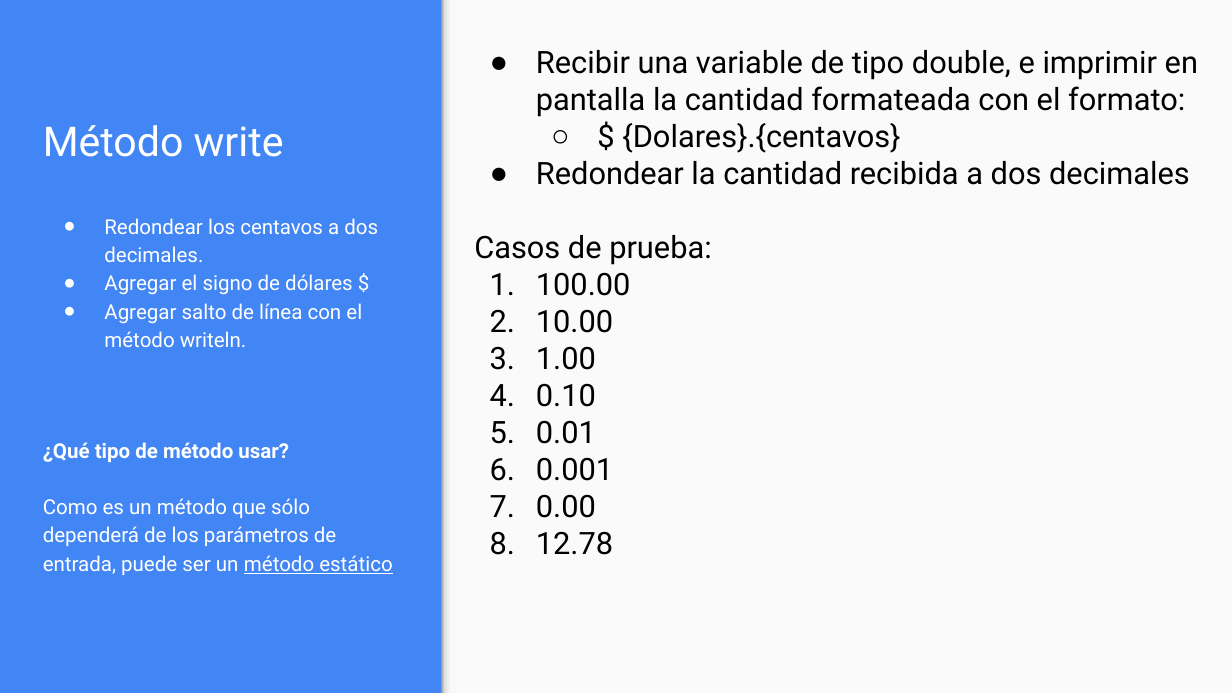
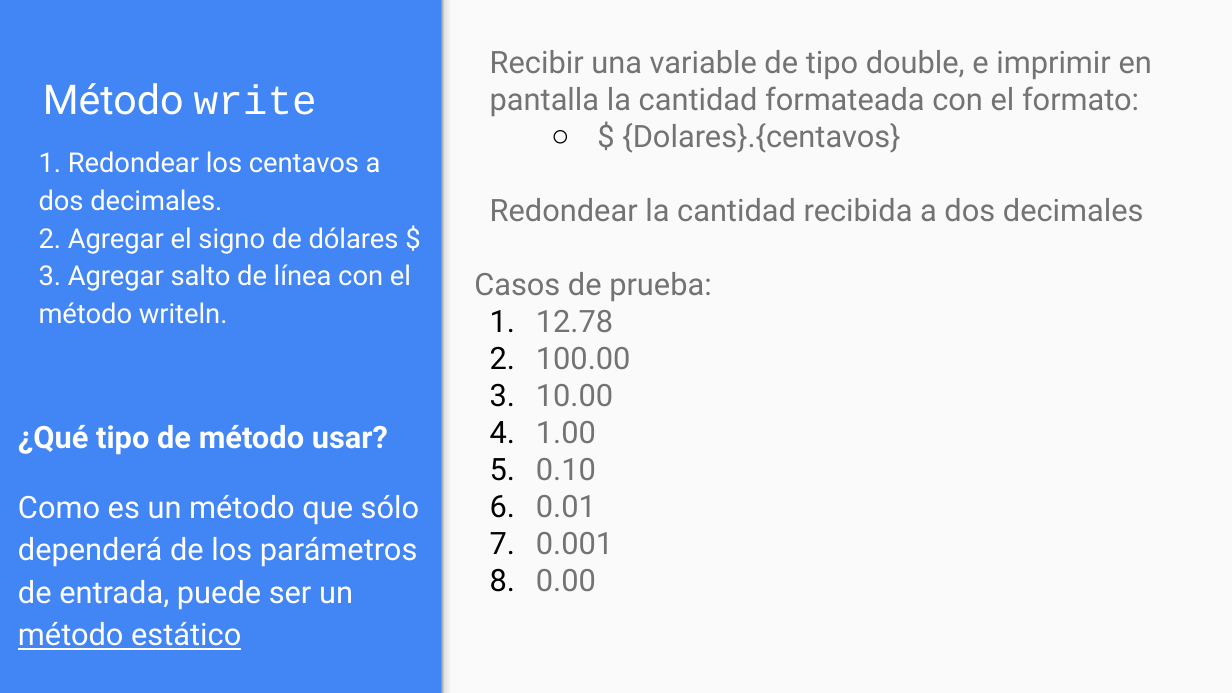
Before and after one commit to OMardil/INFO2, a slide deck: slide 19 of MOD06_Variables_y_metodos_estaticos/01 Presentacion/INFO2_MOD06-Variables_y_metodos_estaticos.pptx (slide 18 before the commit). Drawn at 1232x693 pixels with LibreOffice and Linux fonts; fonts in the diff are those of the drawing. Boxes give left, top, right and bottom in pixels: in the first picture for what was removed or moved away, otherwise in the second. Text is boxed around its words. In the diff, an @@ line names an element or a change of style, - is before the commit and + after.

```diff
--- a/MOD06_Variables_y_metodos_estaticos/01 Presentacion/INFO2_MOD06-Variables_y_metodos_estaticos.pptx
+++ b/MOD06_Variables_y_metodos_estaticos/01 Presentacion/INFO2_MOD06-Variables_y_metodos_estaticos.pptx
@@ title "Método write" at box(43, 83, 317, 115): font Roboto to Courier New in "write" @@
@@ text at box(474, 50, 1152, 591): text colour #000000 to #737373; bullet ● to none @@
@@ text "1. Redondear los centavos a ...": place and size @@
-text "1. Redondear los centavos a ..." at box(43, 218, 392, 575)
+text "1. Redondear los centavos a ..." at box(18, 151, 419, 650)
@@ text at box(39, 151, 411, 324): text changed; size 12 to 16 pt @@
-● Redondear los centavos a dos decimales.
-● Agregar el signo de dólares $
-● Agregar salto de línea con el método writeln.
+1. Redondear los centavos a dos decimales.
+2. Agregar el signo de dólares $
+3. Agregar salto de línea con el método writeln.
@@ text at box(536, 310, 613, 332): paragraph added @@
+1. 12.78
@@ text at box(18, 425, 419, 650): size 12 to 18 pt in "¿Qué tipo de método usar?", "Como es un método que sólo dependerá ..." @@
@@ text at box(536, 531, 613, 555): paragraph removed @@
-8. 12.78
```
Also in this commit, not shown: 13 other slides changed, 4 slides added, 3 slides removed, 22 other files.
